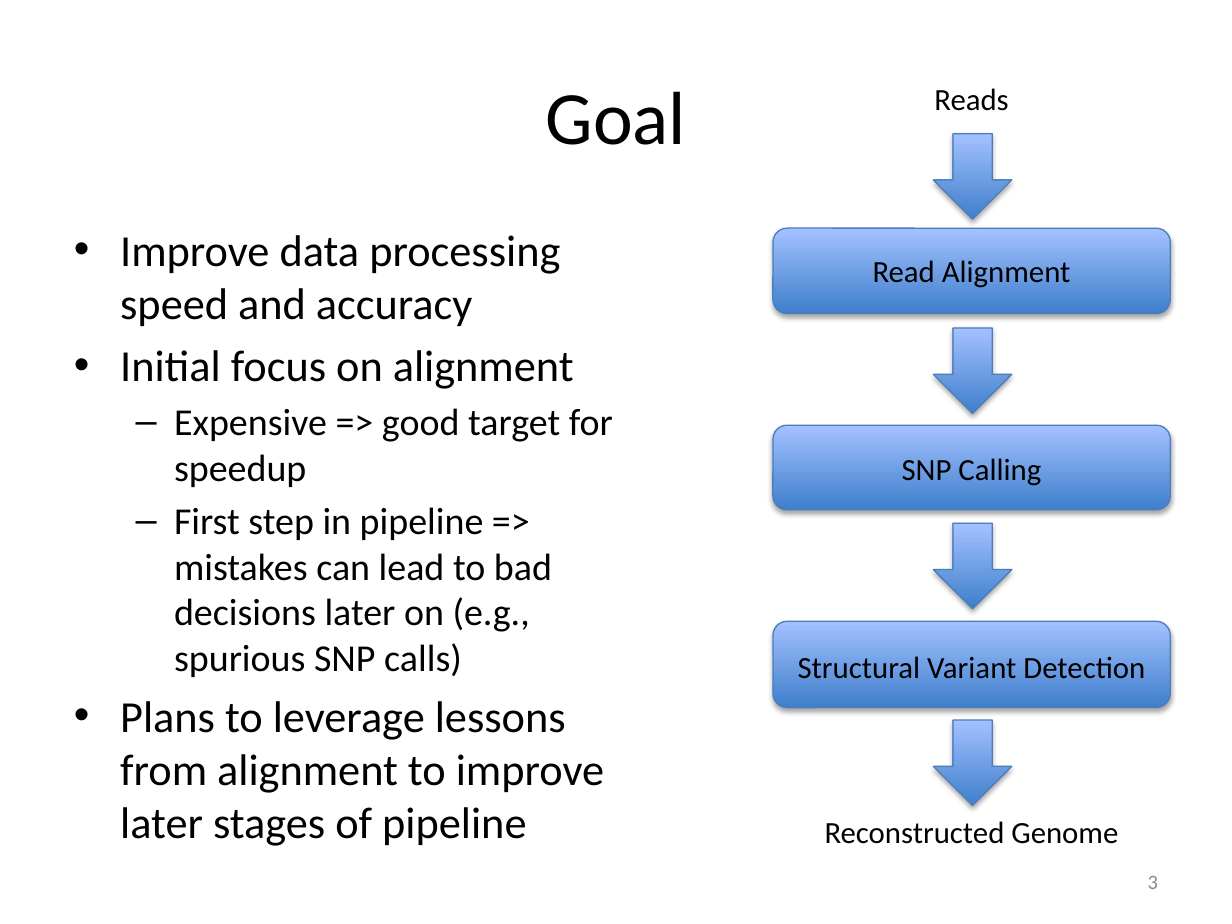
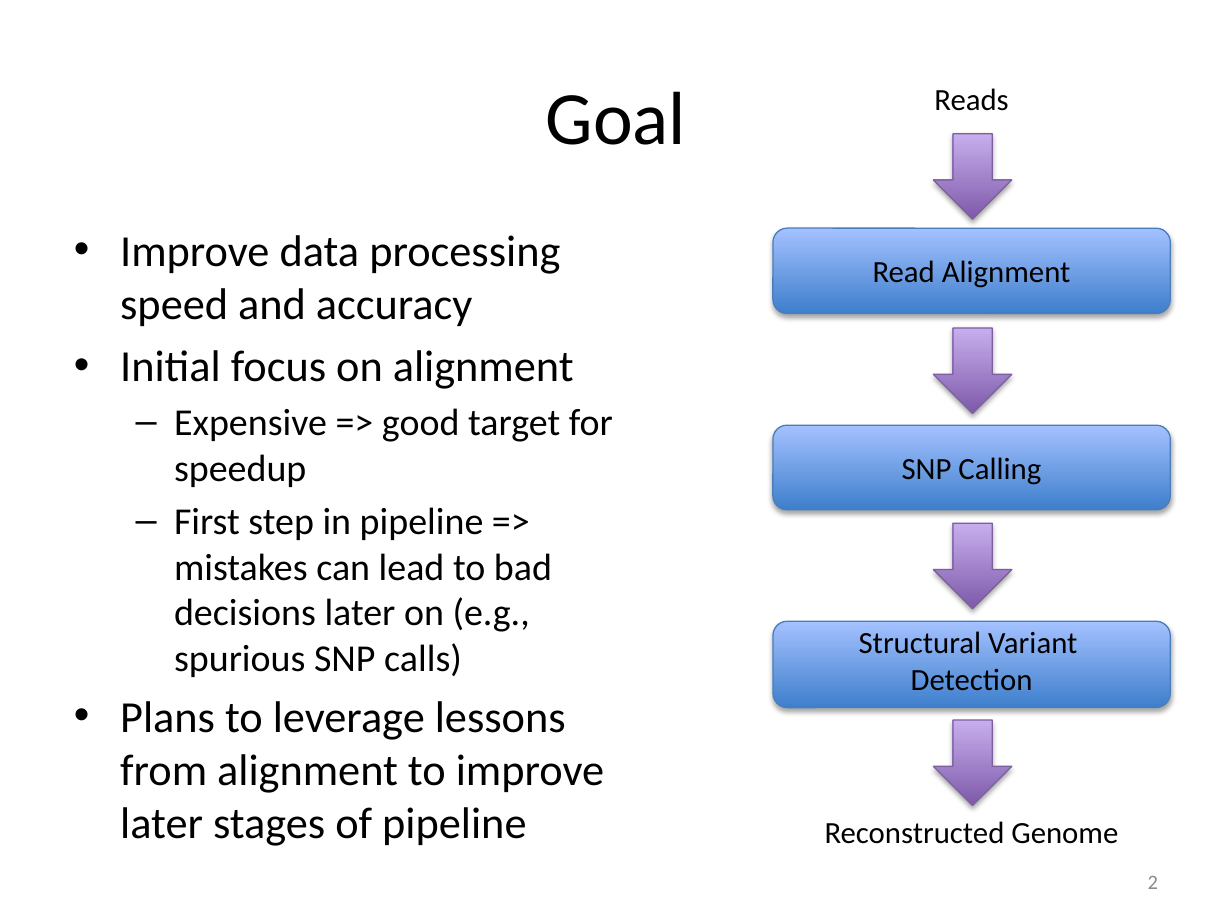
Before and after one commit to kristalcurtis/quals, a slide deck: slide 3 of slides/11.26.12 Quals (v2a).pptx (slide 4 before the commit). Drawn at 1232x924 pixels with LibreOffice and Linux fonts; fonts in the diff are those of the drawing. Boxes give left, top, right and bottom in pixels: in the first picture for what was removed or moved away, otherwise in the second. Text is boxed around its words. In the diff, an @@ line names an element or a change of style, - is before the commit and + after.

Commit message:
more edits to slides

```diff
--- a/slides/11.26.12 Quals (v2a).pptx
+++ b/slides/11.26.12 Quals (v2a).pptx
@@ fill gradient #3F80CE to #A4C4FF to gradient #7F5BAB to #C8B0ED; outline #4B7EBC 0.75 pt to #7D60A0 0.75 pt in 4 elements at (934, 328, 1013, 413), (934, 524, 1013, 609), (934, 719, 1013, 804), (934, 134, 1013, 219) @@
@@ text at (859, 631, 1077, 691): text changed @@
-Structural Variant Detection
+Structural Variant
+Detection
@@ page number at (1148, 876, 1158, 889): text changed @@
-3
+2
```
Also in this commit, not shown: 8 other slides changed, 6 slides added.
